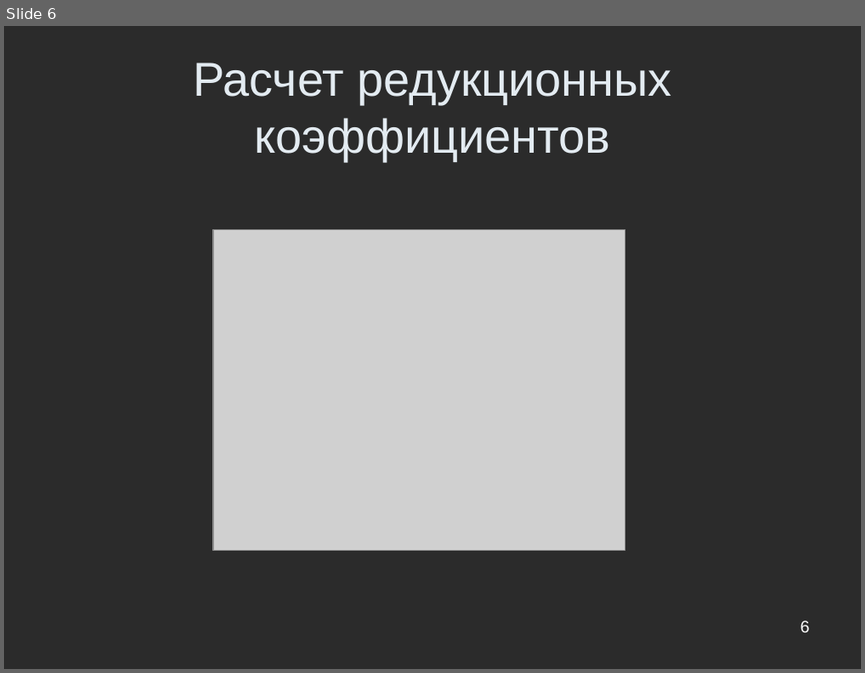
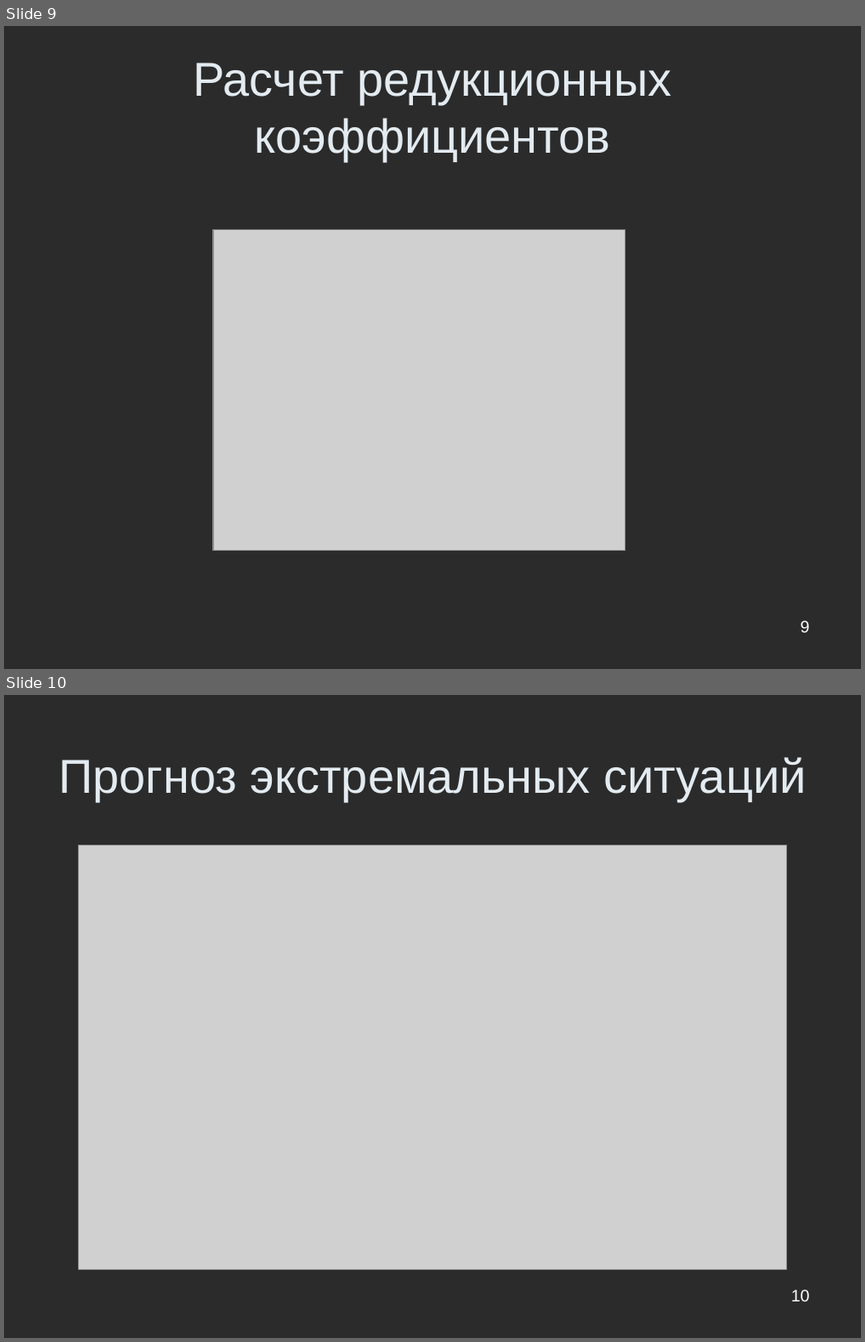
Before and after one commit to Jacobi20/nano-vis, a slide deck: ship_sim/docs/conf_hpc2010/hpc2010_navy.ppt. Shown one above the other, each under a label of ours: slide 6 before the commit, slides 9 and 10 after it. The pictures are 865x673 and 865x1342 pixels, drawn with LibreOffice and Linux fonts; fonts in the diff are those of the drawing; grey boxes stand for pictures; background and template pictures are left out; a plain dark background stands for a picture behind light text. Boxes give left, top, right and bottom in pixels: in the first picture for what was removed or moved away, otherwise in the second. Text is boxed around its words. In the diff, an @@ line names an element or a change of style, - is before the commit and + after.

```diff
--- a/ship_sim/docs/conf_hpc2010/hpc2010_navy.ppt
+++ b/ship_sim/docs/conf_hpc2010/hpc2010_navy.ppt
@@ slide 10 added at (x1=4, y1=695, x2=861, y2=1338), background picture (left out) @@
@@ title added at (x1=58, y1=757, x2=806, y2=801), 40 pt, text #E3EBF1 @@
+Прогноз экстремальных ситуаций
@@ picture added at (x1=79, y1=845, x2=787, y2=1269) @@
@@ page number added at (x1=791, y1=1289, x2=810, y2=1301), 14 pt, text #FFFFFF @@
+10
@@ what was slide 6 is now slide 9 @@
@@ page number at (x1=800, y1=620, x2=810, y2=632): text changed @@
-6
+9
```
Also in this commit, not shown: 1 slide changed, 8 other slides added, 4 slides removed, 7 other files.
